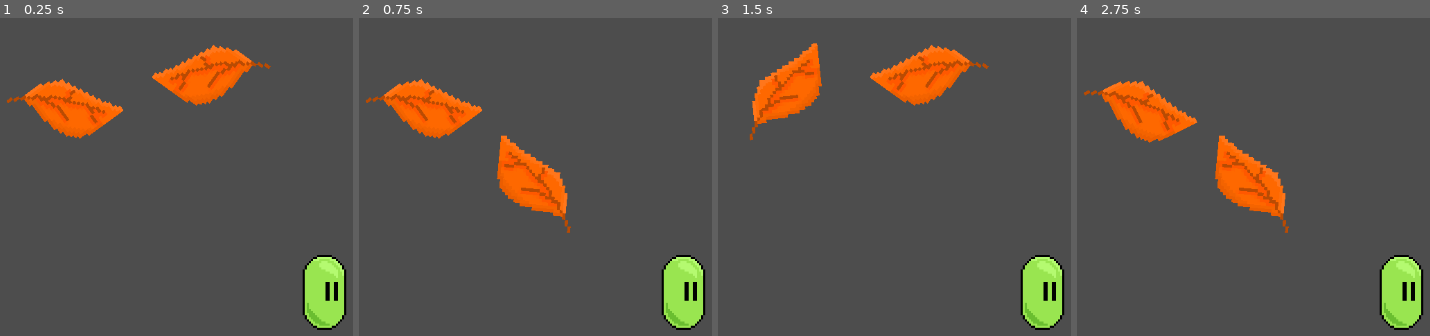
Above: before the commit, frames 1-4 (left to right).
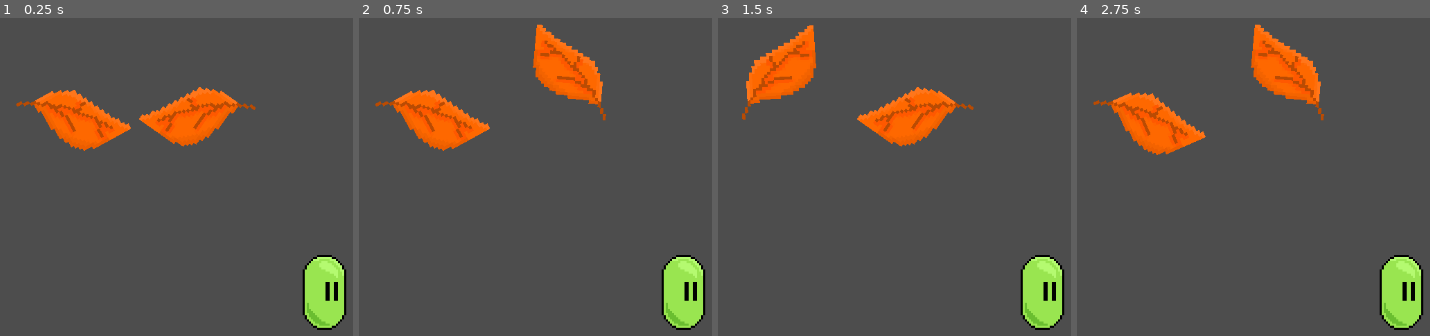
Above: after the commit, the same moments.

Repository: ILikeSloths24/HAVEN-GAME-JAM
Game: Godot game, scene res://game.tscn
Two runs of this game, one before a commit and one after it. Both use one fixed random seed, a clock stepped at 60 frames per second and the inputs below.
Inputs:
- Up to frame 1 (0.25 s): no input
- Up to frame 2 (0.75 s): tap Enter at 0.5 s; hold E (Right flipper) from 0.53 s (still down)
- Up to frame 3 (1.5 s): tap Space at 1.25 s; release E (Right flipper) at 1.28 s; hold Q (Left flipper) from 1.28 s (still down)
- Up to frame 4 (2.75 s): tap Enter at 2 s; release Q (Left flipper) at 2.03 s; hold E (Right flipper) from 2.03 s (still down)

The runs differ from the first frame. In frame 1, 8.1% of the frame differs, in the area x 1-77%, y 8-42%; in frame 2, 8.8%; in frame 3, 9.0%, in the area x 6-77%, y 2-41%; in frame 4, 8.8%.

Commit message:
FIXED LEAF FLIPPER!!!!!!!!!!

Diff:
--- a/pin-bounce/flipper.gd
+++ b/pin-bounce/flipper.gd
@@ -1,6 +1,6 @@
 extends RigidBody2D
 
-var rotation_value = 15
+var rotation_value = -15
 # Called every frame. 'delta' is the elapsed time since the previous frame.
 func _physics_process(delta):
 	if Input.is_action_pressed("Left flipper"):
--- a/pin-bounce/flipper_2.gd
+++ b/pin-bounce/flipper_2.gd
@@ -1,17 +1,17 @@
 extends RigidBody2D
 
-var rotation_value = 15
-# Called every frame. 'delta' is the elapsed time since the previous frame.
+var rotation_value = -15
+
 func _physics_process(delta):
 	if Input.is_action_pressed("Right flipper"):
 		if rotation_value < 45:
 			rotation_value += 700 * delta
-		elif rotation_value >= 45:
+		else:
 			rotation_value = 45
 	else:
-		if rotation_value > 15:
-			rotation_value -= -700 * delta
-		if rotation <= 15:
+		if rotation_value > -15:
+			rotation_value -= 700 * delta
+		else:
 			rotation_value = -15
 
 	rotation_degrees = rotation_value
--- a/pin-bounce/game.tscn
+++ b/pin-bounce/game.tscn
@@ -4,7 +4,7 @@
 [ext_resource type="Script" uid="uid://i1gpkv6ddi8t" path="res://flipper.gd" id="2_feb5d"]
 [ext_resource type="Texture2D" uid="uid://c0pekjhtv7svi" path="res://635812117569314004_360.png" id="3_fc0e3"]
 [ext_resource type="Script" uid="uid://djv833xpjlgfr" path="res://flipper_2.gd" id="4_fc0e3"]
-[ext_resource type="Texture2D" uid="uid://cydvx38ckyaqv" path="res://right leaf.png" id="5_7jktm"]
+[ext_resource type="Texture2D" uid="uid://du4g5tvlsndfo" path="res://i hope this works.png" id="5_7jktm"]
 
 [sub_resource type="AtlasTexture" id="AtlasTexture_e2o6t"]
 atlas = ExtResource("1_80nbo")
@@ -183,36 +183,35 @@
 [node name="Camera2D" type="Camera2D" parent="." unique_id=1727861740]
 
 [node name="Flipper" type="RigidBody2D" parent="." unique_id=1440842092]
-position = Vector2(-126, 223)
+position = Vector2(-156, 233)
 freeze = true
 freeze_mode = 1
 script = ExtResource("2_feb5d")
 
 [node name="CollisionShape2D" type="CollisionShape2D" parent="Flipper" unique_id=1208230825]
-position = Vector2(25, 11)
+position = Vector2(66.90106, -0.09893799)
 scale = Vector2(2.9600003, 2.9600003)
 shape = SubResource("RectangleShape2D_7jktm")
 
 [node name="Sprite2D" type="Sprite2D" parent="Flipper" unique_id=1918496878]
-position = Vector2(23.000002, 12.000001)
-rotation = 0.67932534
+position = Vector2(64.90106, 0.901062)
+rotation = -2.420959
 scale = Vector2(2.22, 2.22)
 texture = ExtResource("3_fc0e3")
 
-[node name="Flipper2" type="RigidBody2D" parent="." unique_id=1123971578]
-position = Vector2(-63, 223)
+[node name="Flipper2" type="RigidBody2D" parent="." unique_id=2013578115]
+position = Vector2(144, 234)
 freeze = true
 freeze_mode = 1
 script = ExtResource("4_fc0e3")
 
-[node name="CollisionShape2D" type="CollisionShape2D" parent="Flipper2" unique_id=1241444585]
-position = Vector2(163.34949, 11.349495)
-scale = Vector2(2.9999995, 2.9999995)
+[node name="CollisionShape2D" type="CollisionShape2D" parent="Flipper2" unique_id=1279118693]
+position = Vector2(-70.30723, 0.69277954)
+scale = Vector2(2.9600003, 2.9600003)
 shape = SubResource("RectangleShape2D_7jktm")
 
-[node name="Sprite2D" type="Sprite2D" parent="Flipper2" unique_id=812219819]
-position = Vector2(165.34949, 12.349488)
-rotation = 0.8819145
-scale = Vector2(2.25, 2.25)
+[node name="Sprite2D" type="Sprite2D" parent="Flipper2" unique_id=273800345]
+position = Vector2(-66.30722, 0.69278145)
+rotation = 2.4462025
+scale = Vector2(2.22, 2.22)
 texture = ExtResource("5_7jktm")
-flip_v = true
Binary file changed: pin-bounce/635812117569314004_360.png
Binary file added: pin-bounce/i hope this works.png
Not shown, added: pin-bounce/i hope this works.png.import
